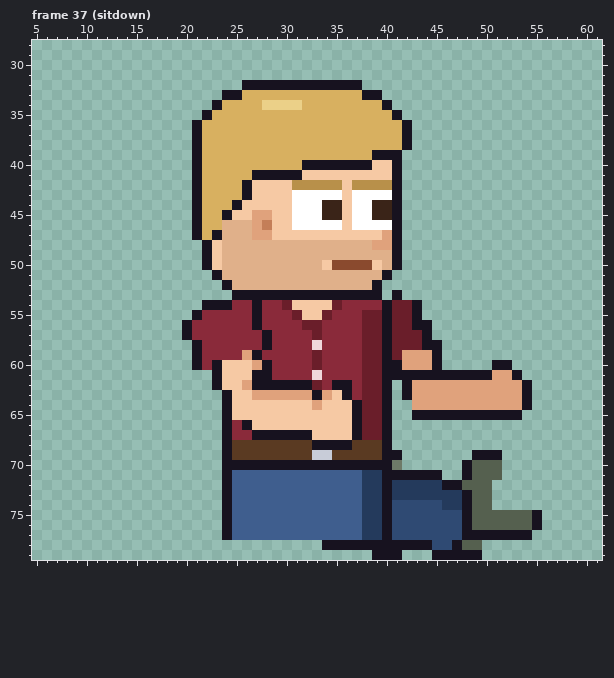
One commit to this pixel-art file: sprites/expo/expo_attf_right_anim.aseprite. That is the earlier state.
64x80 pixels, 129 frames. Shown: frame 37 (sitdown): x 5..61, y 28..79. The commit also changed other frames, which this record leaves out.
And afterwards:
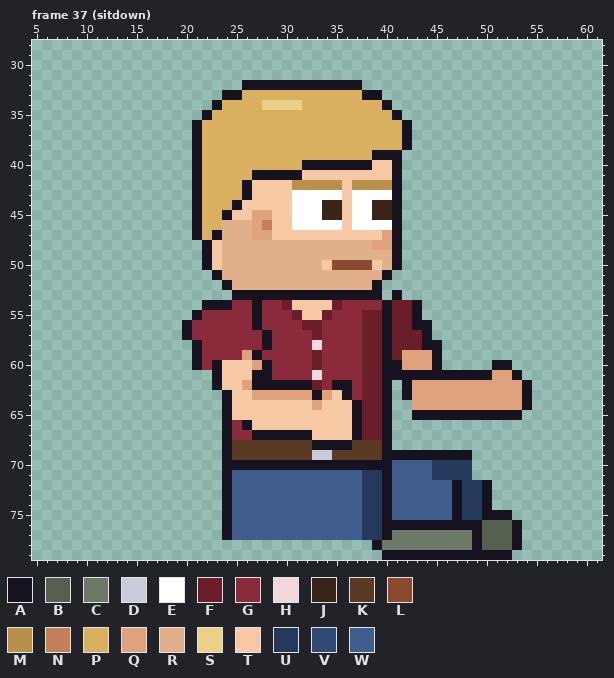
Palette (. is transparent): A #17121f  B #55604f  C #6e7a68  D #c8ccd8  E #ffffff  F #6a1e2a  G #8a2a3a  H #f0d8dc  J #3a2418  K #5a3a22  L #8a4a2e  M #b8904a  N #c47e58  P #d8b060  Q #e0a27c  R #e0b08a  S #ebd088  T #f6c9a4  U #243a5c  V #2f4a73  W #3f5e8e
From old to new:
Frame 37 (sitdown), layers "Pants", "Shoes":
y 69: x 42..51 .......AAA -> AAAAAAA...
y 70: x 41..51 C......ABBB -> WWWWUUUU...
y 71: x 41..51 AAAAA..ABBB -> WWWWUUUU...
y 72: x 41..46 UUUUUA -> WWWWWW; x 48..50 BBB -> UUA
y 73: x 41..50 UUUUUUUABB -> WWWWWWAUUA
y 74: x 41..50 VVVVVUUABB -> WWWWWWAUUA
y 75: x 41..55 VVVVVVVABBBBBBA -> WWWWWWAUUAAA...
y 76: x 41..47 VVVVVVV -> AAAAAAA; x 49 B -> A; x 53..55 BBA -> A..
y 77: x 41..48 VVVVVVVA -> CCCCCCCC; x 50..52 AAA -> BBB; x 54 A -> .
y 78: x 34..38 AAAAA -> .....; x 40..53 AAAAAVVABB.... -> CCCCCCCCCABBBA
y 79: x 39 A -> .; x 42..44 ... -> AAA; x 50..52 ... -> AAA
Boxes around the changes in both pictures, in picture pixels (x1, y1, x2, y2):
changed: (322, 450, 542, 560)
